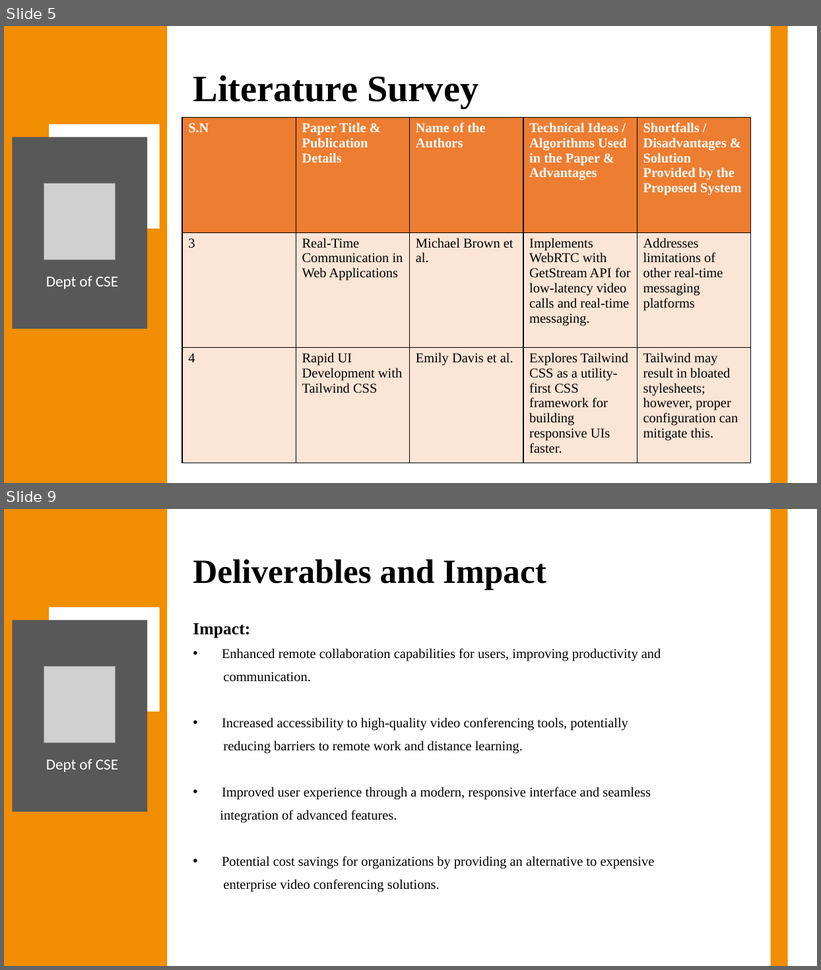
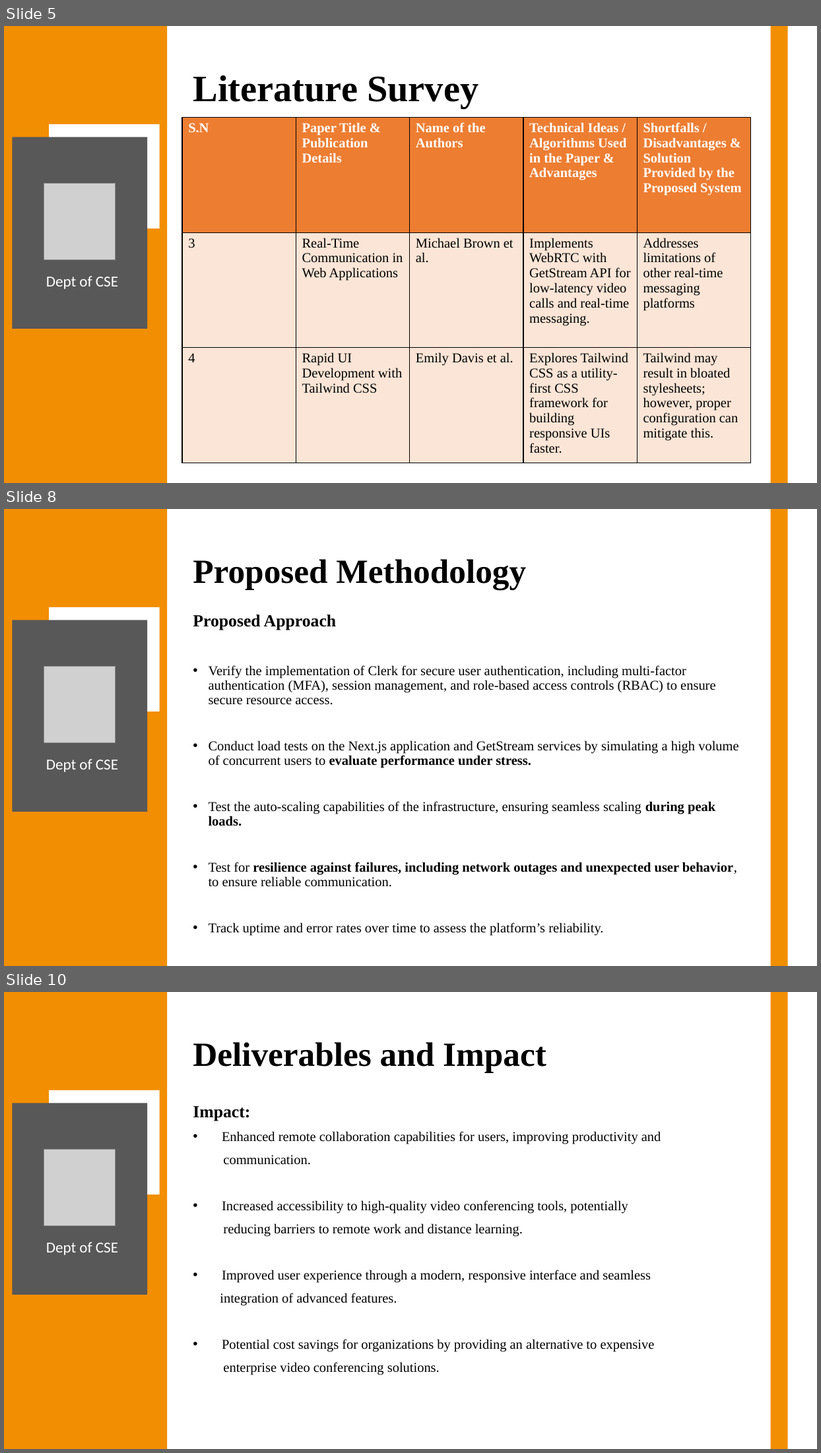
Before and after one commit to Anish202020/7th-Semester, a slide deck: Report & PPT/Project Work/Ppt/Callify Synopsis.pptx. Shown one above the other, each under a label of ours: slides 5 and 9 before the commit, slides 5, 8 and 10 after it; the slides between them are not shown. The pictures are 821x970 and 821x1453 pixels, drawn with LibreOffice and Linux fonts; fonts in the diff are those of the drawing; grey boxes stand for pictures. Boxes give left, top, right and bottom in pixels: in the first picture for what was removed or moved away, otherwise in the second. Text is boxed around its words. In the diff, an @@ line names an element or a change of style, - is before the commit and + after.

```diff
--- a/Report & PPT/Project Work/Ppt/Callify Synopsis.pptx
+++ b/Report & PPT/Project Work/Ppt/Callify Synopsis.pptx
@@ slide 8 added at bbox=[4, 509, 817, 966], background #FFFFFF @@
@@ rectangle added at bbox=[4, 509, 167, 966], fill #F28E01 @@
@@ rectangle added at bbox=[771, 509, 788, 966], fill #F28E01 @@
@@ title added at bbox=[193, 559, 526, 590], 40 pt, text #000000, bold @@
+Proposed Methodology
@@ rectangle added at bbox=[49, 607, 160, 712], fill #FFFFFF @@
@@ rectangle added at bbox=[12, 620, 147, 812], fill #585858 @@
@@ text added at bbox=[193, 615, 739, 936], 16 pt, text #000000 @@
+Proposed Approach
+• Verify the implementation of Clerk for secure user authentication, including multi-factor authentication (MFA), session management, and role-based access controls (RBAC) to ensure secure resource access.
+• Conduct load tests on the Next.js application and GetStream services by simulating a high volume of concurrent users to evaluate performance under stress.
+• Test the auto-scaling capabilities of the infrastructure, ensuring seamless scaling during peak loads.
+• Test for resilience against failures, including network outages and unexpected user behavior, to ensure reliable communication.
+• Track uptime and error rates over time to assess the platform’s reliability.
@@ picture added at bbox=[44, 666, 116, 743] @@
@@ text added at bbox=[46, 759, 118, 772], 18 pt, text #FFFFFF @@
+Dept of CSE
@@ what was slide 9 is now slide 10 @@
```
Also in this commit, not shown: 13 slides changed.
